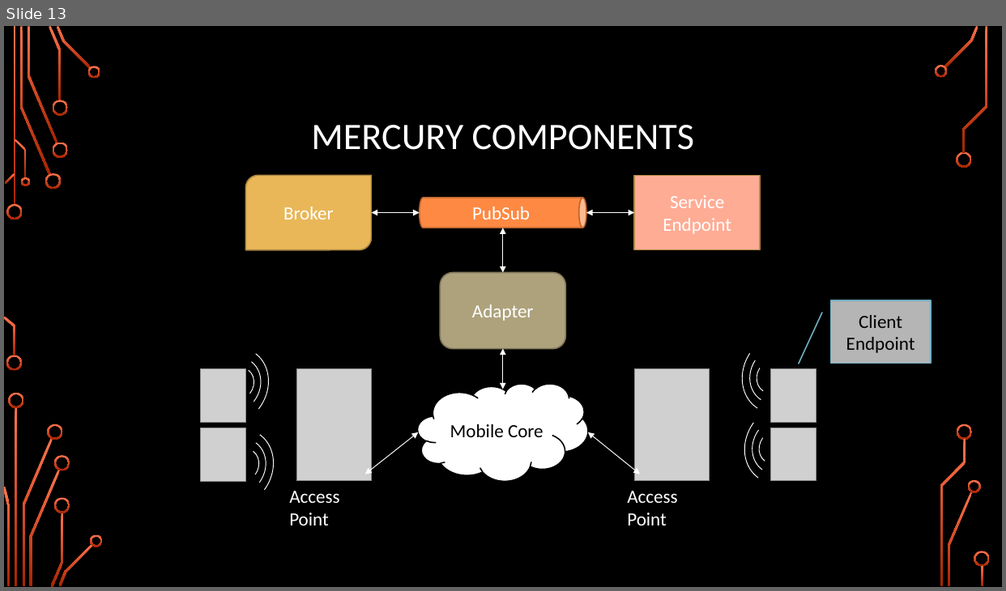
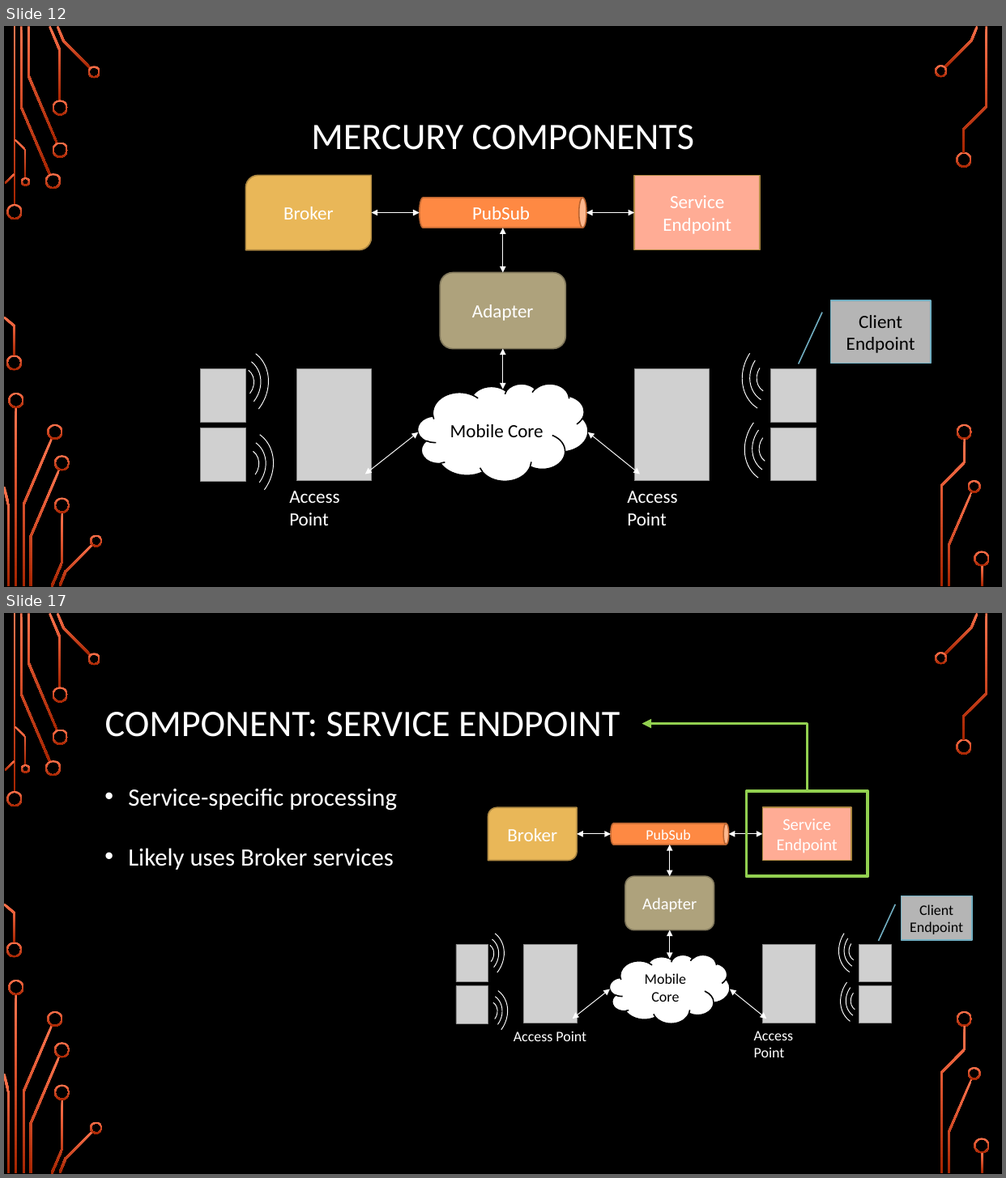
Before and after one commit to TejaKommineni/Mercury, a slide deck: presentation/Mercury-Part1.pptx. Shown one above the other, each under a label of ours: slide 13 before the commit, slides 12 and 17 after it; the slides between them are not shown. The pictures are 1006x591 and 1006x1178 pixels, drawn with LibreOffice and Linux fonts; fonts in the diff are those of the drawing; grey boxes stand for pictures; background and template pictures are left out. Boxes give left, top, right and bottom in pixels: in the first picture for what was removed or moved away, otherwise in the second. Text is boxed around its words. In the diff, an @@ line names an element or a change of style, - is before the commit and + after.

```diff
--- a/presentation/Mercury-Part1.pptx
+++ b/presentation/Mercury-Part1.pptx
@@ slide 17 added at <box>4,613,1002,1174</box>, background picture (left out); not listed: 36 template elements that a slide beside it also shows @@
@@ title added at <box>105,712,620,737</box>, 36 pt, text #FFFFFF @@
+COMPONENT: SERVICE ENDPOINT
@@ elbow arrow added from (808, 791) to (641, 724), #92D050 3 pt @@
@@ text added at <box>128,788,397,870</box>, 24 pt, text #FFFFFF @@
+• Service-specific processing
+• Likely uses Broker services
@@ rectangle added at <box>747,791,868,876</box>, outline #92D050 3 pt @@
@@ group added at <box>439,807,972,1058</box>: 12 arc (boxed as its full ellipse)s, 6 pictures, 5 double arrows, 2 texts, 1 round diag rect, 1 cylinder, 1 rounded rectangle, 1 elbow double arrow, 1 rectangle, 1 cloud, 1 border callout @@
+Broker
+PubSub
+Adapter
+Service Endpoint
+Mobile Core
+Access Point
+Access Point
+Client Endpoint
@@ what was slide 13 is now slide 12 @@
```
Also in this commit, not shown: 11 slides changed, 5 other slides added, 4 slides removed.
